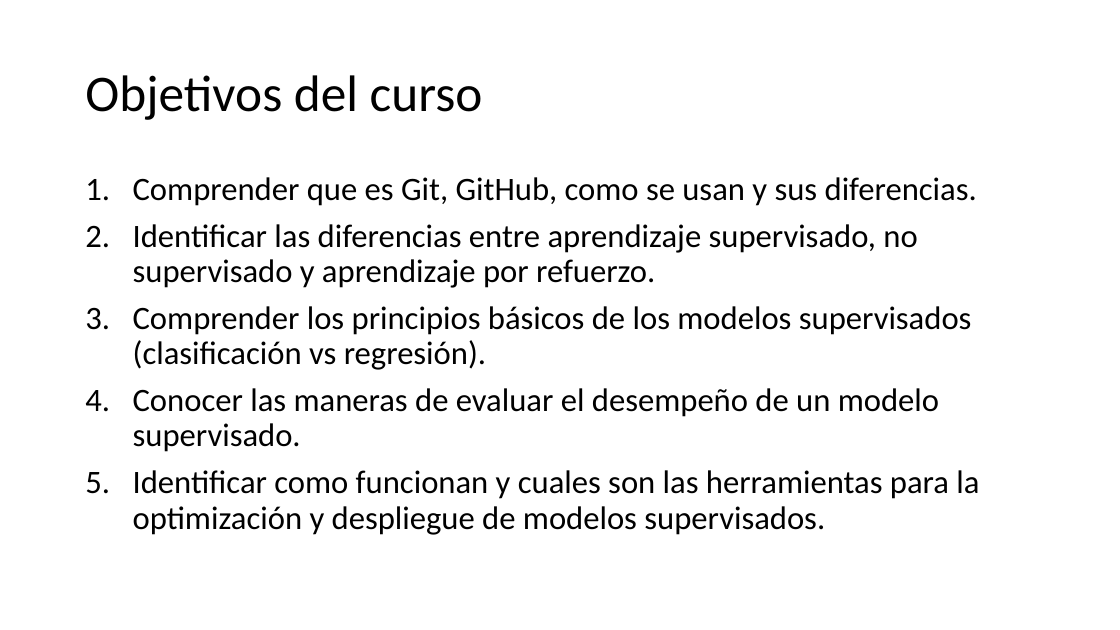
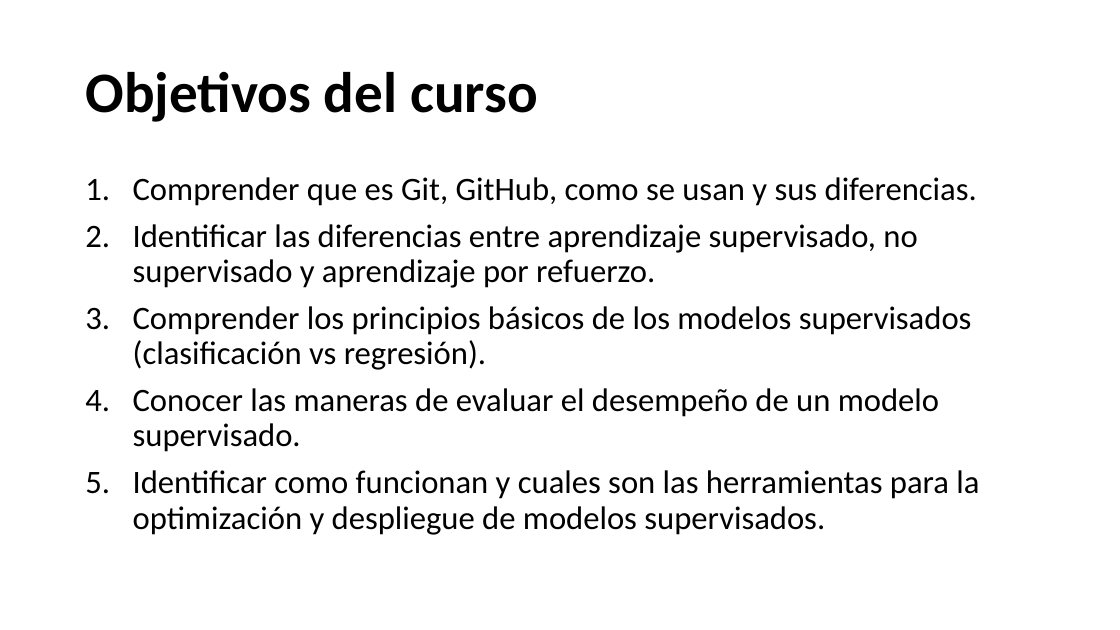
Before and after one commit to 26-jorge-01/ML-Basics, a slide deck: slide 2 of 1. Introduccion/1. Introducción.pptx. Drawn at 1120x630 pixels with LibreOffice and Linux fonts; fonts in the diff are those of the drawing. Boxes give left, top, right and bottom in pixels: in the first picture for what was removed or moved away, otherwise in the second. Text is boxed around its words. In the diff, an @@ line names an element or a change of style, - is before the commit and + after.

```diff
--- a/1. Introduccion/1. Introducción.pptx
+++ b/1. Introduccion/1. Introducción.pptx
@@ title "Objetivos del curso" at (x1=85, y1=71, x2=538, y2=122): size 44 to 49 pt, bold on @@
```
Also in this commit, not shown: 9 other slides changed, 2 other files.
